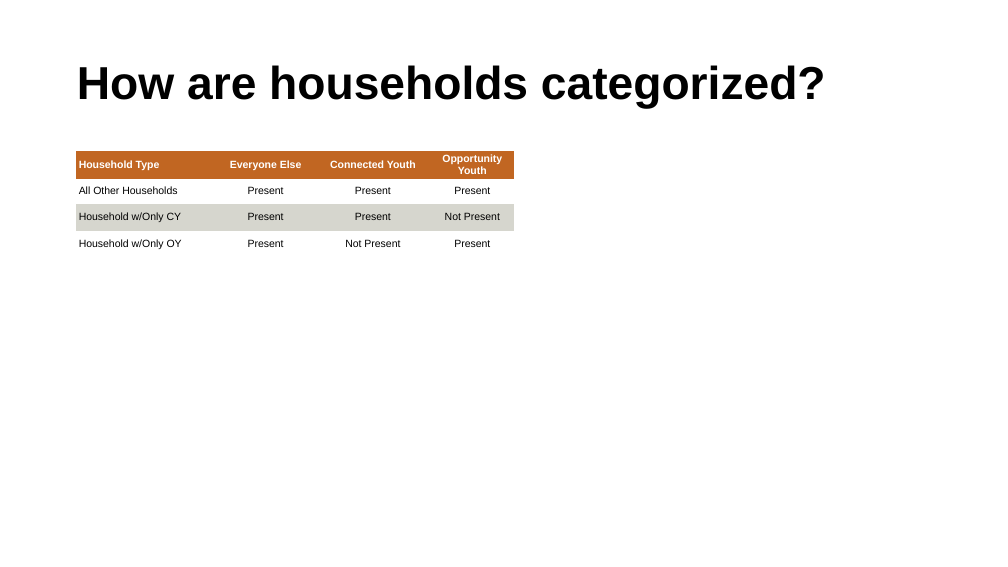
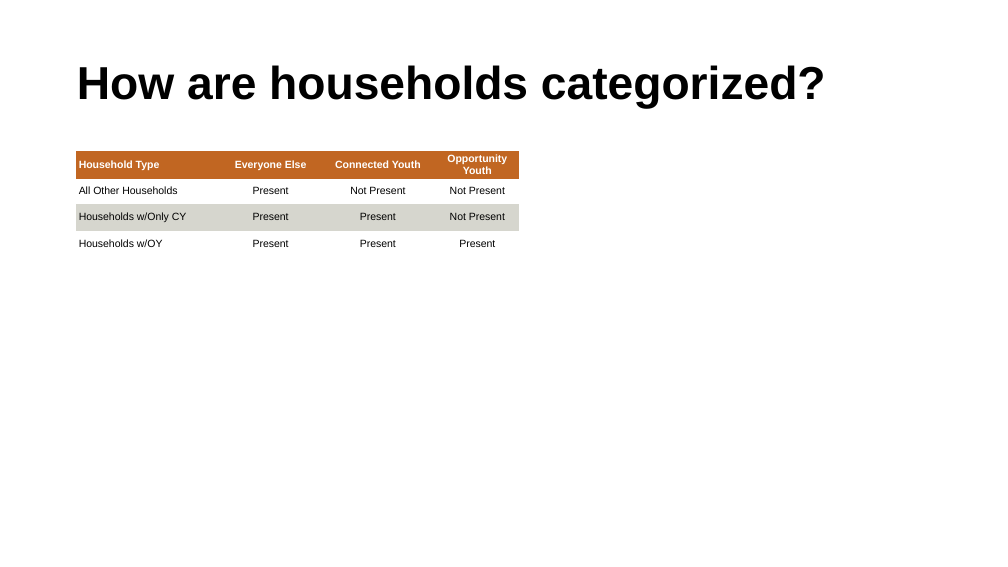
Before and after one commit to ucdiegorubi/oy_census_analysis, a slide deck: slide 9 of create_powerpoint/household_structure_estimates.pptx. Drawn at 1008x567 pixels with LibreOffice and Linux fonts; fonts in the diff are those of the drawing; background and template pictures are left out. Boxes give left, top, right and bottom in pixels: in the first picture for what was removed or moved away, otherwise in the second. Text is boxed around its words. In the diff, an @@ line names an element or a change of style, - is before the commit and + after.

```diff
--- a/create_powerpoint/household_structure_estimates.pptx
+++ b/create_powerpoint/household_structure_estimates.pptx
@@ table at [76,151,519,567] @@
-row 2, column 3: Present
+row 2, column 3: Not Present
-row 2, column 4: Present
+row 2, column 4: Not Present
-row 3, column 1: Household w/Only CY
+row 3, column 1: Households w/Only CY
-row 4, column 1: Household w/Only OY
+row 4, column 1: Households w/OY
-row 4, column 3: Not Present
+row 4, column 3: Present
@@ table: place and size @@
-table at [76,151,514,567]
+table at [76,151,519,567]
```
Also in this commit, not shown: 11 other slides changed, 3 slides removed, 7 other files.
